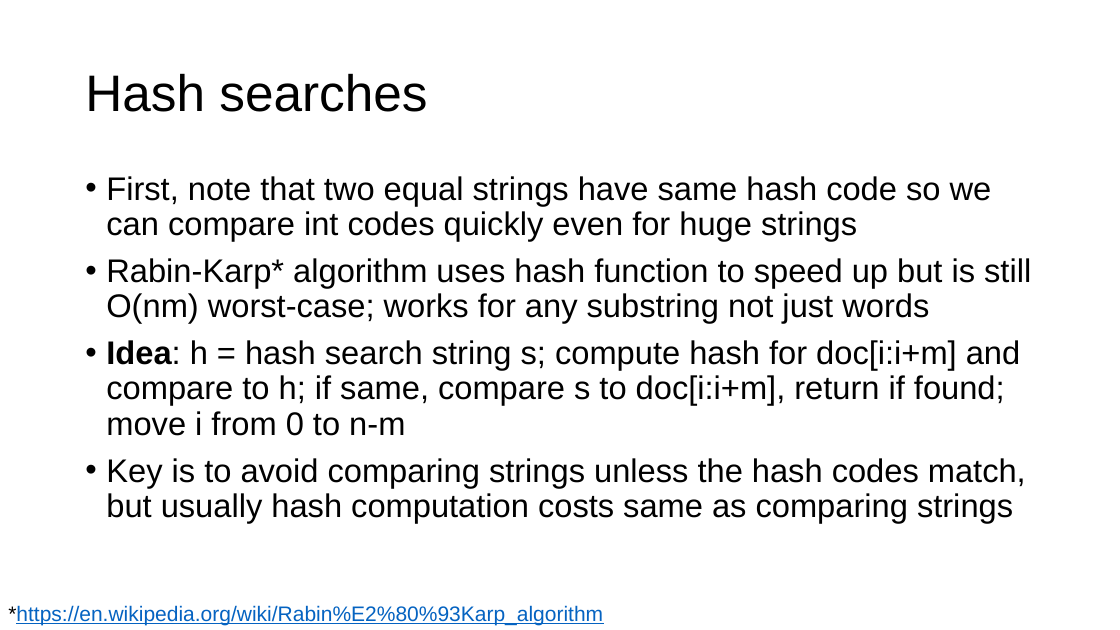
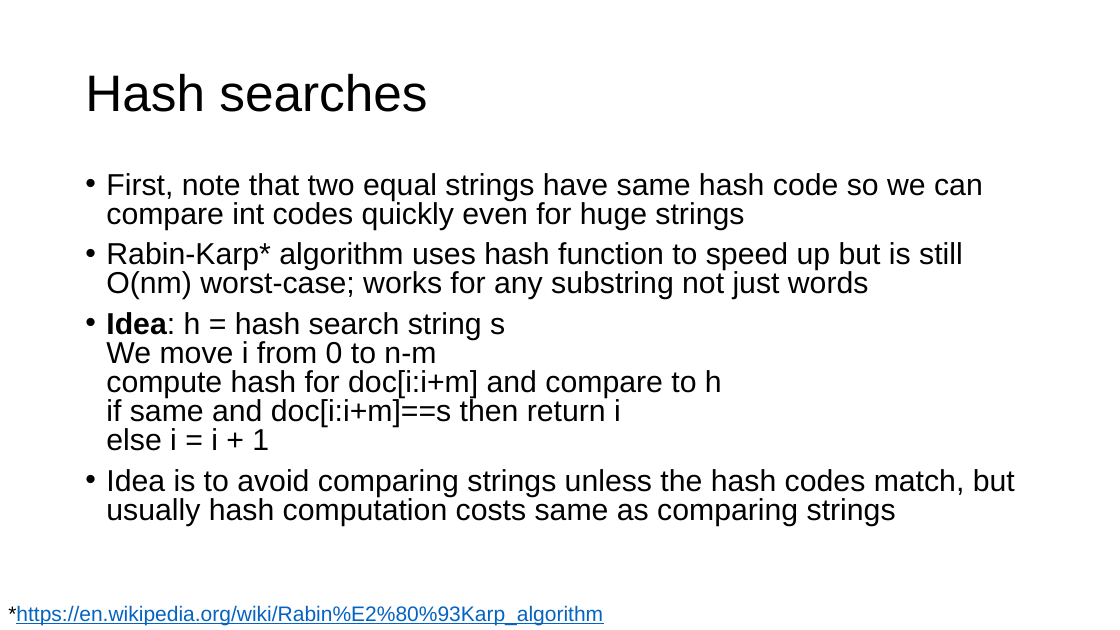
Before and after one commit to parrt/msds689, a slide deck: slide 6 of notes/searching.pptx. Drawn at 1120x630 pixels with LibreOffice and Linux fonts; fonts in the diff are those of the drawing; background and template pictures are left out. Boxes give left, top, right and bottom in pixels: in the first picture for what was removed or moved away, otherwise in the second. Text is boxed around its words. In the diff, an @@ line names an element or a change of style, - is before the commit and + after.

```diff
--- a/notes/searching.pptx
+++ b/notes/searching.pptx
@@ text at [106,173,983,300]: size 28 to 25.9 pt in "First, note that two equal strings have ...", "Rabin-Karp* algorithm uses hash function to speed ..."; line spacing 0.9 to 0.8 @@
@@ text at [106,312,1015,526]: text changed; size 28 to 25.9 pt @@
-• Idea: h = hash search string s; compute hash for doc[i:i+m] and compare to h; if same, compare s to doc[i:i+m], return if found; move i from 0 to n-m
-• Key is to avoid comparing strings unless the hash codes match, but usually hash computation costs same as comparing strings
+• Idea: h = hash search string s
+  We move i from 0 to n-m
+  compute hash for doc[i:i+m] and compare to h
+  if same and doc[i:i+m]==s then return i
+  else i = i + 1
+• Idea is to avoid comparing strings unless the hash codes match, but usually hash computation costs same as comparing strings
```
Also in this commit, not shown: 7 other slides changed, 1 other file.
